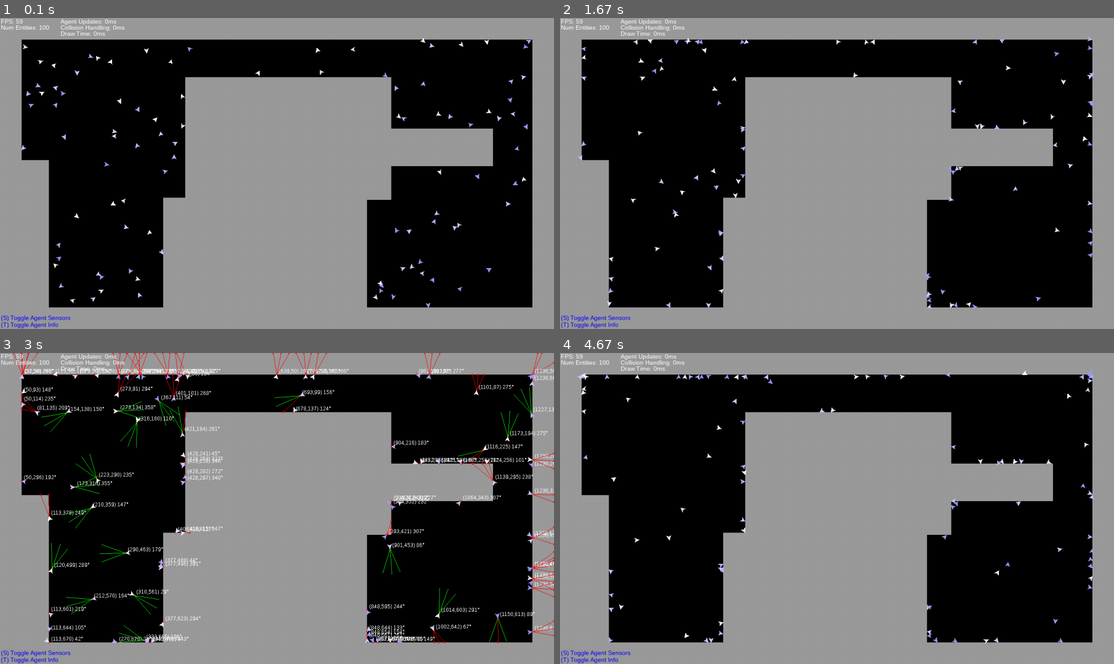
Above: before the commit, frames 1-4 (two rows, left to right).
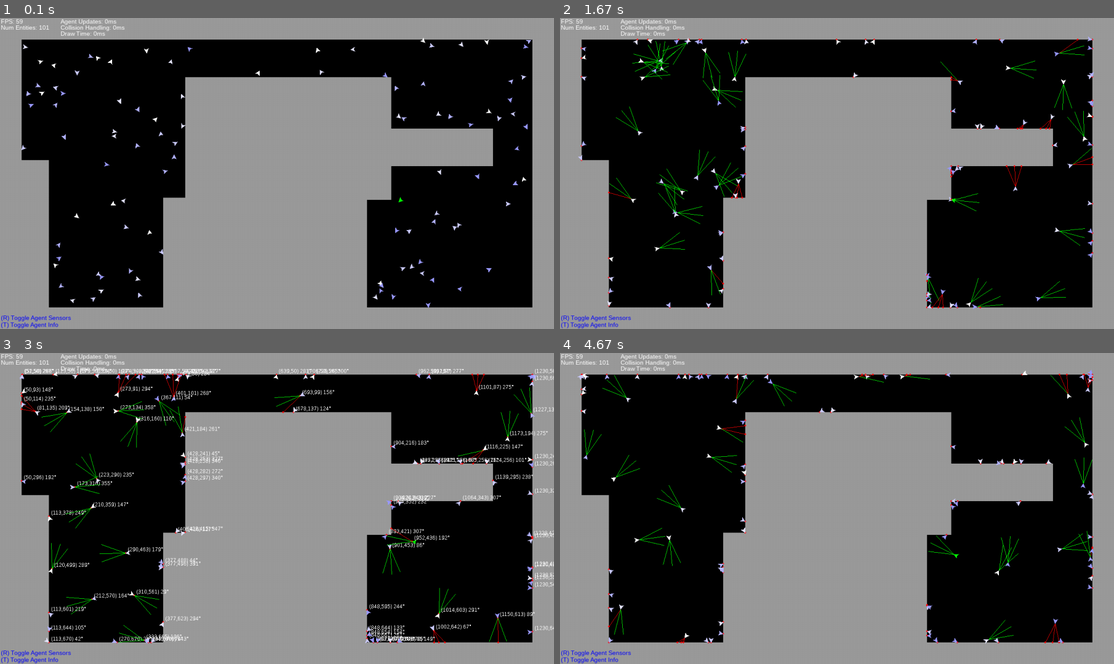
Above: after the commit, the same moments.

Repository: PatrickSinger99/MultiAgentSimulation
Game: pygame game, started from src/main.py
Same seed, same stepped clock (60 frames per second), same inputs: the game is played once before the commit and once after it.
Inputs:
- Up to frame 1 (0.1 s): no input
- Up to frame 2 (1.67 s): hold R 0.33-0.8 s; hold D 0.33-0.8 s; hold D 0.83-1.3 s; hold W 1.33-1.63 s
- Up to frame 3 (3 s): hold D 1.67-2.13 s; tap T at 1.82 s; hold A 2.17-2.7 s; hold S from 2.73 s (still down)
- Up to frame 4 (4.67 s): release S at 3.03 s; hold A 3.07-3.47 s; tap T at 3.22 s; hold W 3.5-3.87 s; hold D 3.9-4.53 s; hold S from 4.57 s (still down)

The runs differ from the first frame. In frame 1, less than 0.1% of the frame differs, in the area x 0-73%, y 2-98%; in frame 2, 1.6%, in the area x 0-97%, y 2-98%; in frame 3, 0.9%; in frame 4, 1.1%.

Commit message:
added player entity and fix collision detection for sensors

Diff:
--- a/src/main.py
+++ b/src/main.py
@@ -1,5 +1,5 @@
 import pygame
-from pygame_agent import Agent
+from pygame_agent import Agent, PlayerControlledAgent
 from pygame_obstacle import Obstacle
 import math
 from colors import *
@@ -7,7 +7,8 @@
 import time
 
 
-def run_simulation(screen_size_x: int, screen_size_y: int, number_of_agents: int = 20, simulation_fps: int = 30):
+def run_simulation(screen_size_x: int, screen_size_y: int, number_of_agents: int = 20, simulation_fps: int = 30,
+                   player_controlled_agent: bool = False):
 
     # Initialize Pygame and set up the window
     pygame.init()
@@ -21,7 +22,8 @@
     delta_time_last_frame = 1
 
     # Create Game instance
-    simulation = Simulation(size=(screen_size_x, screen_size_y), number_of_agents=number_of_agents)
+    simulation = Simulation(size=(screen_size_x, screen_size_y), number_of_agents=number_of_agents,
+                            player_controlled_agent=player_controlled_agent)
 
     """ MAIN GAME LOOP """
 
@@ -43,7 +45,7 @@
     # Figures
     entity_polygon = [(0, 0), (-10, -5), (-8, 0), (-10, +5)]
 
-    def __init__(self, size, number_of_agents):
+    def __init__(self, size, number_of_agents, player_controlled_agent=False):
         self.size = size
         self.agents = []
         self.obstacles = pygame.sprite.Group()
@@ -77,6 +79,10 @@
             new_agent.color = (280 - rand_speed * 25, 280 - rand_speed * 25, 255)
             self.agents.append(new_agent)
 
+        # Add player controlled agent
+        if player_controlled_agent:
+            self.agents.append(PlayerControlledAgent(self, movement_speed=3, turning_speed=3, color=green))
+
     def process_events(self):
         """
         Process input events by the player
@@ -93,7 +99,7 @@
                     self.show_agent_debug_info = False if self.show_agent_debug_info else True
 
                 # CASE: Toggle agent sensors
-                if event.key == pygame.K_s:
+                if event.key == pygame.K_r:
                     self.show_agent_sensors = False if self.show_agent_sensors else True
 
         return False
@@ -122,20 +128,22 @@
                         agent.move(collision_coordinates)
 
                 # TEMP TEST SENSORS
+                # TODO VERY BAD IMPLEMENTATION HORRIBLE PERFORMANCE
                 if self.show_agent_sensors:
                     for i, sensor_coords in enumerate(agent.sensor_coords):
                         sensor_line = (agent.location, sensor_coords)
-                        collision_coordinates = self.calculate_collision_point(sensor_line, obstacle)
-                        if collision_coordinates is not None:
-
+                        collision_coordinates = self.calculate_collision_point(sensor_line, obstacle, multiple_collision_points=True)
+                        if len(collision_coordinates) != 0:
+                            collision_candidates = collision_coordinates
                             if agent.sensor_collisions[i] is not None:
-                                collision_distance = self.calculate_distance(collision_coordinates, agent.location)
-                                old_distance = self.calculate_distance(agent.sensor_collisions[i], agent.location)
-
-                                if collision_distance < old_distance:
-                                    agent.sensor_collisions[i] = collision_coordinates
-                            else:
-                                agent.sensor_collisions[i] = collision_coordinates
+                                collision_candidates.append(agent.sensor_collisions[i])
+
+                            distances = []
+                            for col in collision_candidates:
+                                distances.append(self.calculate_distance(col, agent.location))
+
+                            smallest_distance_index = distances.index(min(distances))
+                            agent.sensor_collisions[i] = collision_candidates[smallest_distance_index]
 
         self.timer_collision_handling = time.time() - timer_start
 
@@ -202,7 +210,7 @@
         text_surface = self.debug_font.render("(T) Toggle Agent Info", True, blue)
         screen.blit(text_surface, (2, self.size[1] - 18))
 
-        text_surface = self.debug_font.render("(S) Toggle Agent Sensors", True, blue)
+        text_surface = self.debug_font.render("(R) Toggle Agent Sensors", True, blue)
         screen.blit(text_surface, (2, self.size[1] - 34))
 
         self.timer_draw_frame = time.time() - timer_start
@@ -261,7 +269,15 @@
 
         return x, y
 
-    def calculate_collision_point(self, line, obstacle):
+    def calculate_collision_point(self, line, obstacle, multiple_collision_points=False):
+        """
+
+        :param line:
+        :param obstacle:
+        :param multiple_collision_points: Enable, if multiple collisions points are possible with the obstacle.
+                                          Togglable because of performance gains.
+        :return:
+        """
         # Obstacle edge points
         top_left = (obstacle.rect.x, obstacle.rect.y)
         top_right = (obstacle.rect.x + obstacle.rect.width, obstacle.rect.y)
@@ -275,13 +291,22 @@
         edge_left = (top_left, bottom_left)
         obstacle_lines = (edge_top, edge_right, edge_bottom, edge_left)
 
+        if multiple_collision_points:
+            intersections = []
+
         # Check every obstacle edge with the travel line of the agent
         for obstacle_edge in obstacle_lines:
             intersection = self.line_intersection(obstacle_edge, line)
             if intersection is not None:
-                return intersection
-
-        return None
+                if multiple_collision_points:
+                    intersections.append(intersection)
+                else:
+                    return intersection
+
+        if multiple_collision_points:
+            return intersections
+        else:
+            return None
 
     def add_border(self, thickness: int = 20):
         self.add_obstacle(position=(0, 0), width=thickness, height=self.size[1])
@@ -297,4 +322,4 @@
 
 
 if __name__ == '__main__':
-    run_simulation(1280, 720, simulation_fps=60, number_of_agents=100)
+    run_simulation(1280, 720, simulation_fps=60, number_of_agents=100, player_controlled_agent=True)
--- a/src/pygame_agent.py
+++ b/src/pygame_agent.py
@@ -9,13 +9,12 @@
 
     sensor_positions = ((55, 20), (60, 0), (55, -20))
 
-    def __init__(self, simulation, movement_speed: int = 10, turning_speed: int = 10):
+    def __init__(self, simulation, movement_speed: int = 10, turning_speed: int = 10, color=white):
         self.simulation = simulation
         self.movement_speed = movement_speed
         self.turning_speed = turning_speed
 
-        self.color = white
-
+        self.color = color
 
         # Determine start location and rotation
         while True:
@@ -39,7 +38,7 @@
         self.name = "agent_" + str(Agent.num_of_agents)
         Agent.num_of_agents += 1
 
-
+        # TEMP
         self.sensor_coords = self.calculate_sensor_coords()
         self.sensor_collisions = [None, None, None]
 
@@ -93,3 +92,45 @@
             rotated_positions.append(rotated_point)
 
         return rotated_positions
+
+
+class PlayerControlledAgent(Agent):
+    def __init__(self, simulation, **kwargs):
+        super().__init__(simulation=simulation, **kwargs)
+
+    def update(self):
+
+        movement = 0
+        rotation = 0
+
+        keys = pygame.key.get_pressed()
+        if keys[pygame.K_w]:
+            movement += 1
+        if keys[pygame.K_s]:
+            movement -= 1
+        if keys[pygame.K_d]:
+            rotation += 1
+        if keys[pygame.K_a]:
+            rotation -= 1
+
+        # Randomly change direction
+        self.rotation = self.rotation + rotation
+
+        # Keep rotation between 0 and 359 degrees
+        self.rotation = self.rotation % 360
+        radians_rotation = math.radians(self.rotation)
+
+        # Save previous location
+        self.prev_location = self.location
+
+        # Update location
+        self.location = (round(self.location[0] + (math.cos(radians_rotation) * self.movement_speed)*movement),  # X Coordinate
+                         round(self.location[1] + (math.sin(radians_rotation) * self.movement_speed)*movement))  # Y Coordinate
+
+        # Keep location within simulation boundary
+        self.location = (max(0, min(self.location[0], self.simulation.size[0] - 1)),
+                         max(0, min(self.location[1], self.simulation.size[1] - 1)))
+
+        # Update sensor coords
+        self.sensor_coords = self.calculate_sensor_coords()
+        self.sensor_collisions = [None, None, None]
